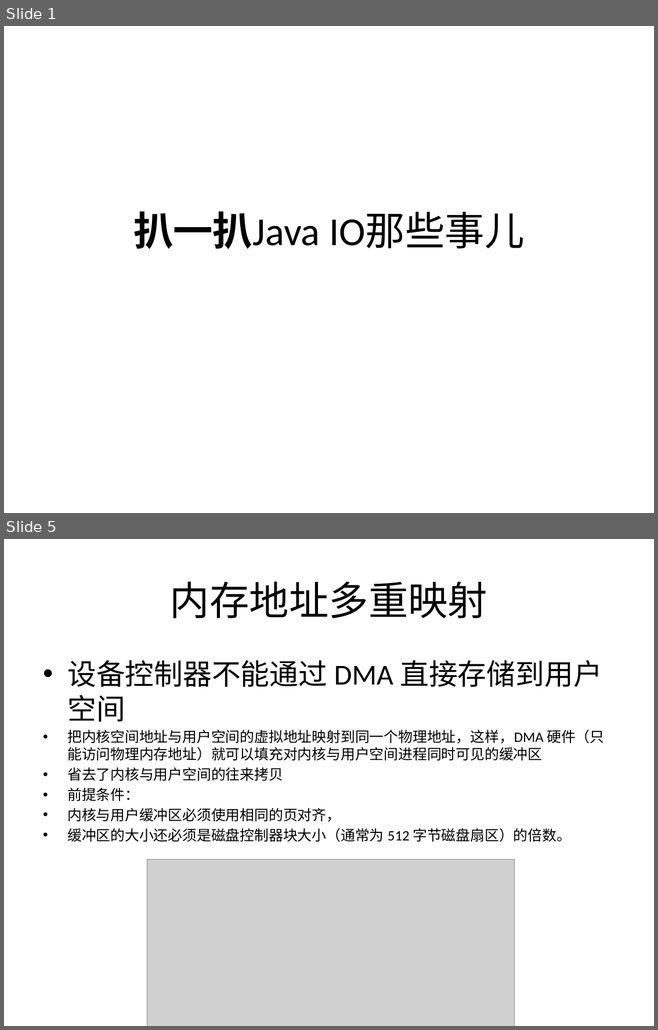
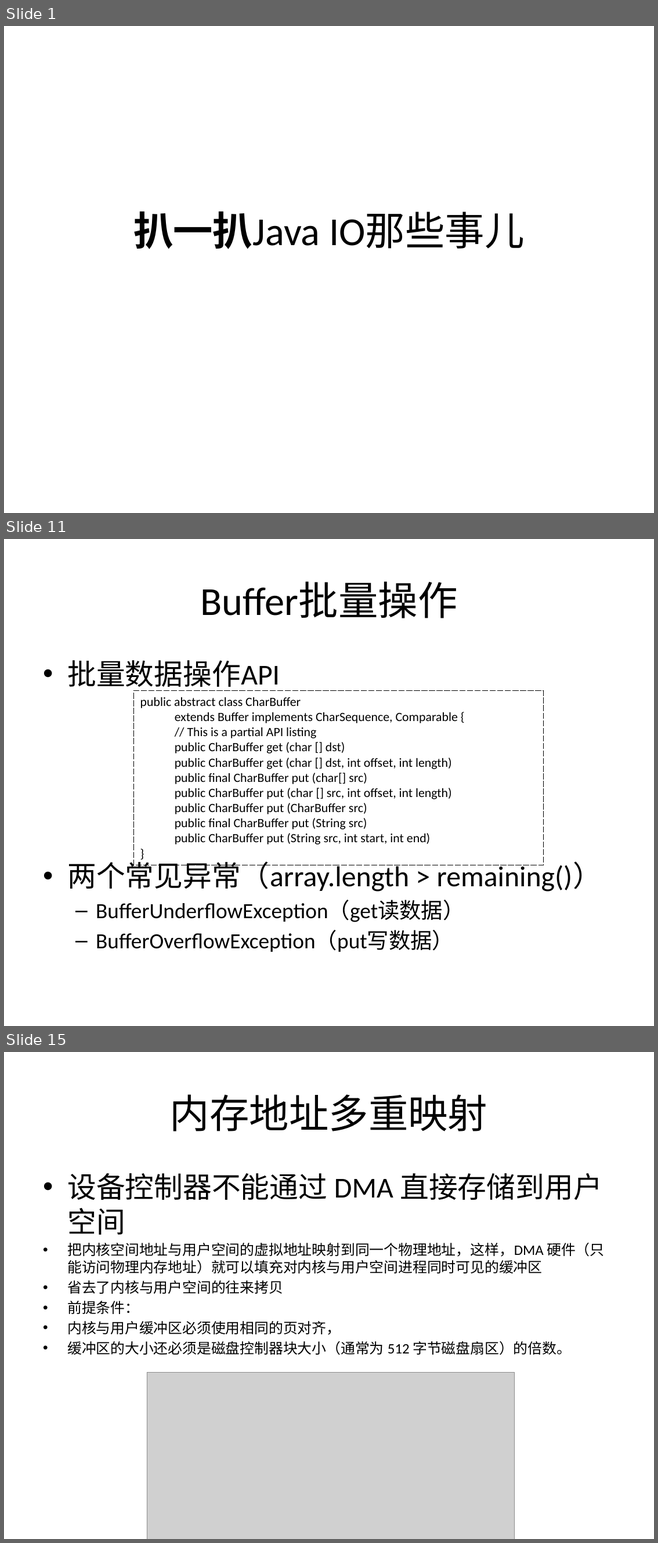
Before and after one commit to guhanjie/Knowledge-sharing, a slide deck: 扒一扒Java IO那些事儿.pptx. Shown one above the other, each under a label of ours: slides 1 and 5 before the commit, slides 1, 11 and 15 after it; the slides between them are not shown. The pictures are 658x1030 and 658x1543 pixels, drawn with LibreOffice and Linux fonts; fonts in the diff are those of the drawing; grey boxes stand for pictures. Boxes give left, top, right and bottom in pixels: in the first picture for what was removed or moved away, otherwise in the second. Text is boxed around its words. In the diff, an @@ line names an element or a change of style, - is before the commit and + after.

```diff
--- a/扒一扒Java IO那些事儿.pptx
+++ b/扒一扒Java IO那些事儿.pptx
@@ slide 11 added at (4, 539, 654, 1026), background #FFFFFF @@
@@ title added at (200, 582, 457, 618), 44 pt, text #000000 @@
+Buffer批量操作
@@ text added at (67, 660, 601, 952), 24 pt, text #000000 @@
+• 批量数据操作API
+• 两个常见异常（array.length > remaining()）
+  – BufferUnderflowException（get读数据）
+  – BufferOverflowException（put写数据）
@@ rectangle added at (134, 690, 543, 865), outline #000000 0.75 pt dashed, 14 pt, text #000000 @@
+public abstract class CharBuffer
+extends Buffer implements CharSequence, Comparable {
+// This is a partial API listing
+public CharBuffer get (char [] dst)
+public CharBuffer get (char [] dst, int offset, int length)
+public final CharBuffer put (char[] src)
+public CharBuffer put (char [] src, int offset, int length)
+public CharBuffer put (CharBuffer src)
+public final CharBuffer put (String src)
+public CharBuffer put (String src, int start, int end)
+}
@@ what was slide 5 is now slide 15 @@
```
Also in this commit, not shown: 5 slides changed, 7 other slides added, 2 slides removed.
